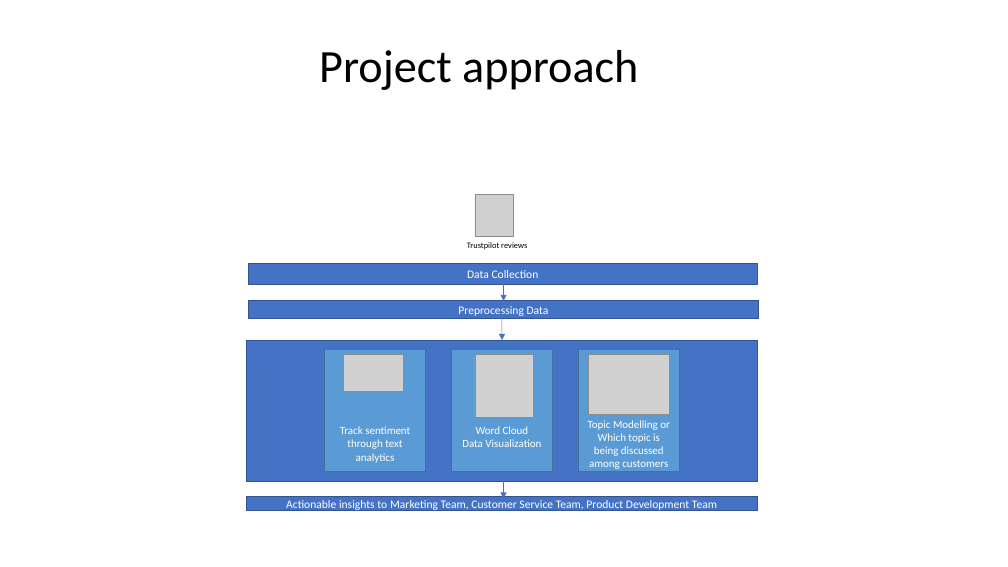
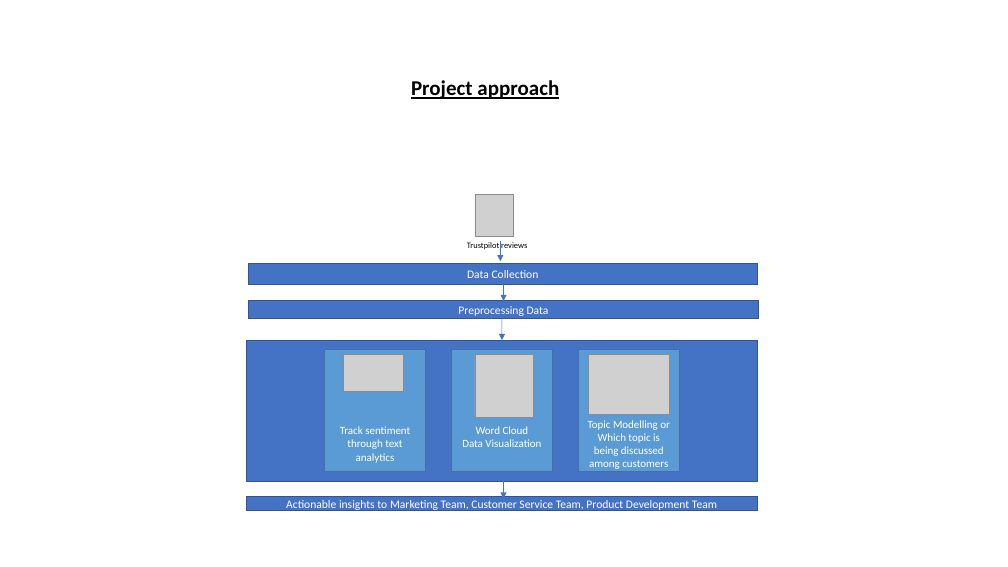
Before and after one commit to ShiviV/DHL-Sentiment-and-Topic-modelling, a slide deck: slide 5 of DHL Approach.pptm (slide 4 before the commit). Drawn at 1008x567 pixels with LibreOffice and Linux fonts; fonts in the diff are those of the drawing; grey boxes stand for pictures. Boxes give left, top, right and bottom in pixels: in the first picture for what was removed or moved away, otherwise in the second. Text is boxed around its words. In the diff, an @@ line names an element or a change of style, - is before the commit and + after.

```diff
--- a/DHL Approach.pptm
+++ b/DHL Approach.pptm
@@ title "Project approach": place and size @@
-title "Project approach" at (319, 50, 638, 90)
+title "Project approach" at (411, 80, 559, 99)
@@ title "Project approach" at (411, 80, 559, 99): size 44 to 20 pt, bold on, underline on @@
@@ arrow added from (501, 241) to (501, 262), #4472C4 0.5 pt @@
```
Also in this commit, not shown: 5 other slides changed, 3 slides added, 2 slides removed.
